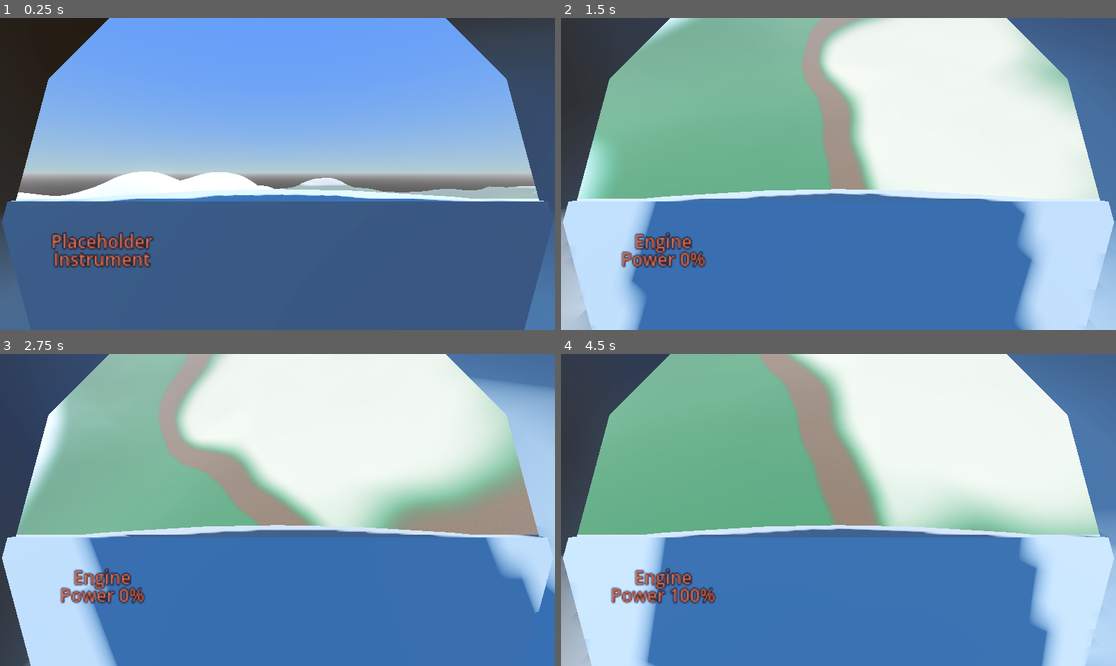
Above: before the commit, frames 1-4 (two rows, left to right).
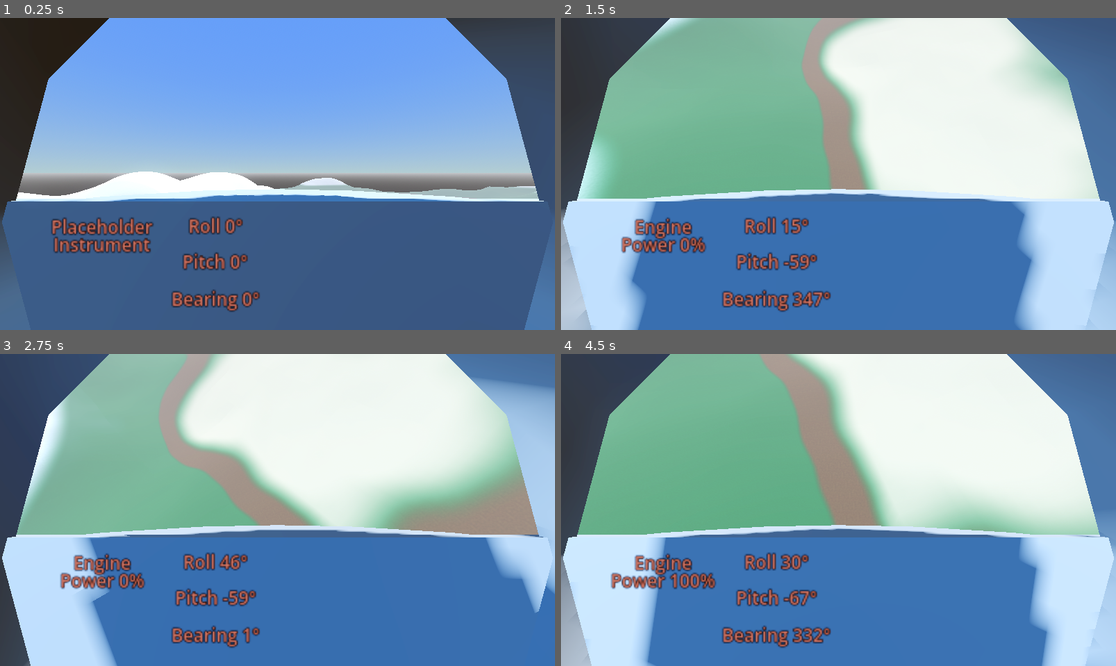
Above: after the commit, the same moments.

Repository: 100-Devs-1-Game/UndeadReckoning
Game: Godot game, scene res://Main.tscn
The game is run twice, just before and just after one commit, with the same random seed, the same clock (stepped at 60 frames per second) and the same inputs. Sound files missing from this copy of the repository are replaced by a short silence.
Inputs:
- Up to frame 1 (0.25 s): no input
- Up to frame 2 (1.5 s): tap Enter at 0.5 s; hold D 0.53-1.28 s; tap Z at 0.6 s; tap Space at 0.77, 1.07 s; hold S from 1.28 s (still down); tap P at 1.35 s
- Up to frame 3 (2.75 s): tap Space at 1.52, 1.82 s; release S at 2.03 s; hold D from 2.03 s (still down); tap O at 2.1 s
- Up to frame 4 (4.5 s): release D at 2.78 s; hold W 2.78-3.53 s; tap F at 2.85 s; tap Space at 3.02, 3.32, 3.77, 4.07 s; hold A from 3.53 s (still down); tap V at 3.6 s; tap 3 at 4.35 s

The runs differ from the first frame. In frame 1, 3.6% of the frame differs, in the area x 9-47%, y 63-95%; in frame 2, 3.4%; in frame 3, 3.3%; in frame 4, 3.8%, in the area x 8-49%, y 63-95%.

Commit message:
Add attitude instruments

Diff:
--- a/src/plane/placeholder_cockpit.tscn
+++ b/src/plane/placeholder_cockpit.tscn
@@ -26,10 +26,31 @@
 mesh = SubResource("BoxMesh_ovbsc")
 
 [node name="Placeholder Instrument" parent="Panel" node_paths=PackedStringArray("cockpit") instance=ExtResource("2_02xg3")]
-transform = Transform3D(1, 0, 0, 0, 1, 0, 0, 0, 1, -0.592672, 0.335659, 0.0488384)
+transform = Transform3D(1, 0, 0, 0, 1, 0, 0, 0, 1, -0.592672, 0.38479, 0.0488384)
 cockpit = NodePath("../..")
 connect_to_module = "engine"
 display_value = "engine_power"
 value_factor = 100.0
 display_format = "Engine
 Power %d%%"
+
+[node name="Placeholder Instrument2" parent="Panel" node_paths=PackedStringArray("cockpit") instance=ExtResource("2_02xg3")]
+transform = Transform3D(1, 0, 0, 0, 1, 0, 0, 0, 1, -0.208656, 0.417716, 0.0488384)
+cockpit = NodePath("../..")
+connect_to_module = "InstrumentAttitude"
+display_value = "roll"
+display_format = "Roll %d°"
+
+[node name="Placeholder Instrument3" parent="Panel" node_paths=PackedStringArray("cockpit") instance=ExtResource("2_02xg3")]
+transform = Transform3D(1, 0, 0, 0, 1, 0, 0, 0, 1, -0.208656, 0.296859, 0.0488384)
+cockpit = NodePath("../..")
+connect_to_module = "InstrumentAttitude"
+display_value = "pitch"
+display_format = "Pitch %d°"
+
+[node name="Placeholder Instrument4" parent="Panel" node_paths=PackedStringArray("cockpit") instance=ExtResource("2_02xg3")]
+transform = Transform3D(1, 0, 0, 0, 1, 0, 0, 0, 1, -0.208656, 0.170967, 0.0488384)
+cockpit = NodePath("../..")
+connect_to_module = "InstrumentAttitude"
+display_value = "bearing"
+display_format = "Bearing %d°"
